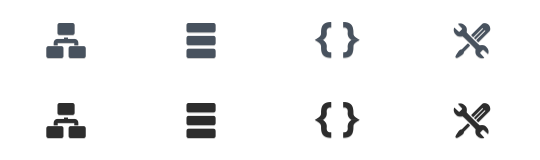
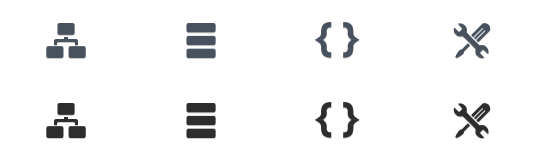
Before/after of a 540 × 160 layered artwork. What changed in the layer stack:
removed layer "link" (2nd of 4, in "trees") from group "trees" over [55, 42, 77, 46]
renamed "nodes" to "icon", painted on it over [53, 37, 79, 46]
removed layer "link" (4th of 4, in "trees active") from group "trees active" over [55, 122, 77, 126]
renamed "nodes" to "icon", painted on it over [53, 117, 79, 126]
